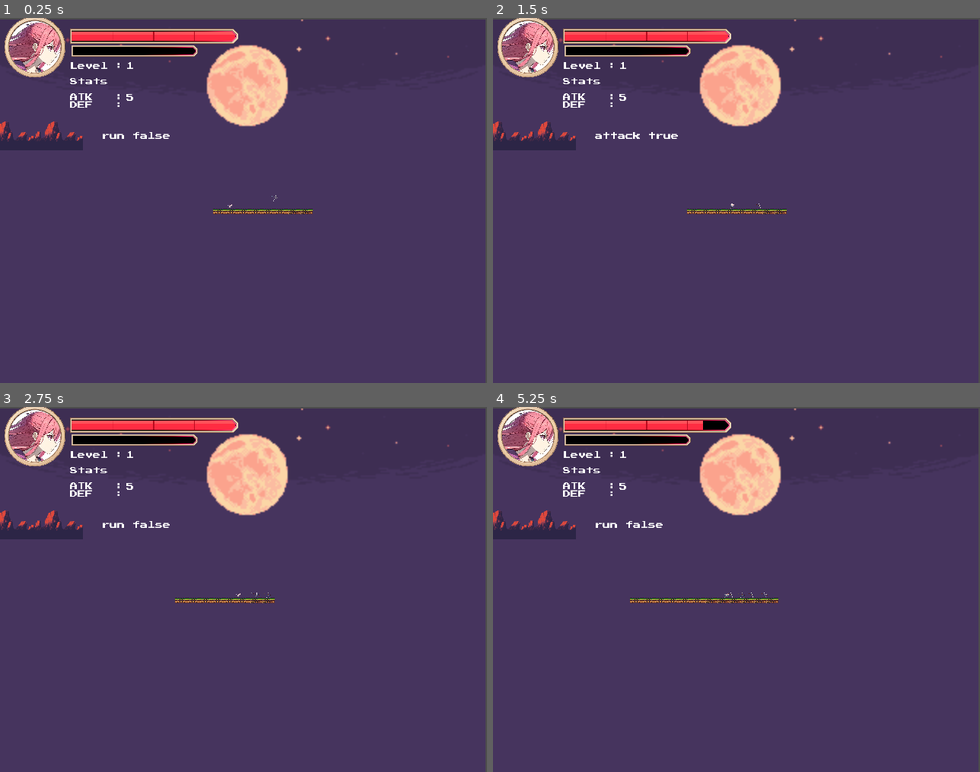
Above: before the commit, frames 1-4 (two rows, left to right).
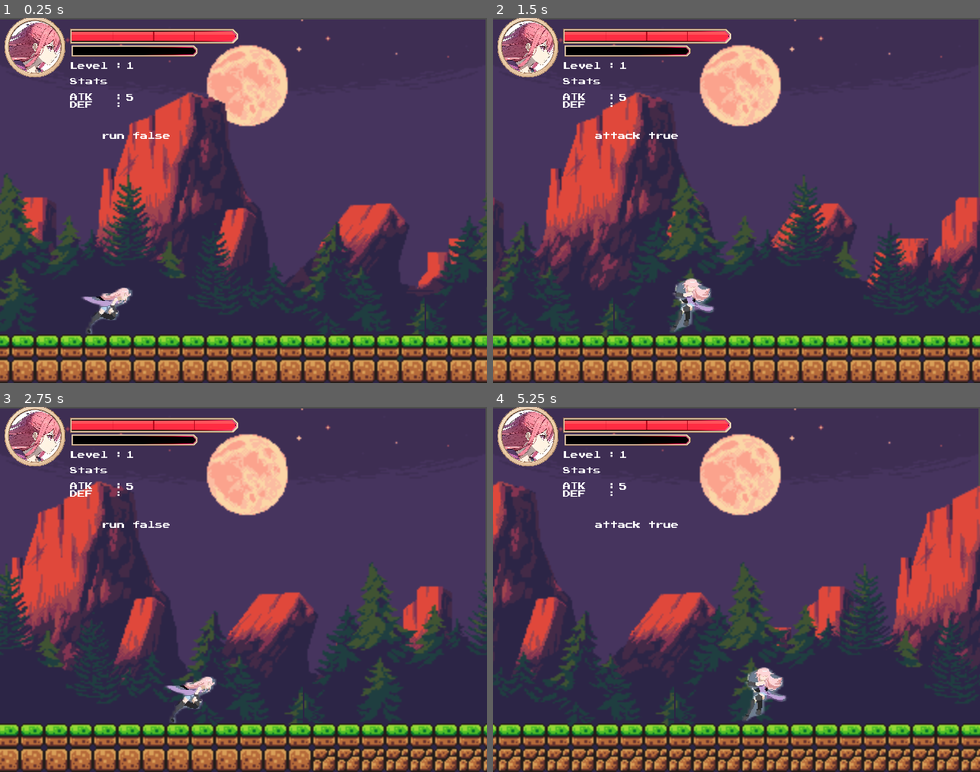
Above: after the commit, the same moments.

Repository: jemmyperez28/Killa
Game: Godot game, scene res://Scenes/level_1.tscn
The game is run twice, just before and just after one commit, with the same random seed, the same clock (stepped at 60 frames per second) and the same inputs.
Inputs:
- Up to frame 1 (0.25 s): no input
- Up to frame 2 (1.5 s): hold Right (ui_right) from 0.53 s (still down); tap J (attack) at 0.6, 1.35 s; tap Up (ui_up) at 0.77 s
- Up to frame 3 (2.75 s): tap Up (ui_up) at 1.52 s; release Right (ui_right) at 2.03 s; hold Left (ui_left) from 2.03 s (still down); tap J (attack) at 2.1 s
- Up to frame 4 (5.25 s): release Left (ui_left) at 2.78 s; hold Right (ui_right) 2.78-4.28 s; tap J (attack) every 0.75 s from 2.85 to 5.1 s; tap Up (ui_up) at 3.02, 3.77, 4.52 s; hold Left (ui_left) 4.28-5.03 s; hold Right (ui_right) from 5.03 s (still down)

The runs differ from the first frame. In frame 1, 47% of the frame differs, in the area x 0-100%, y 20-100%; in frame 2, 47%; in frame 3, 48%; in frame 4, 49%, in the area x 0-100%, y 3-100%.

Commit message:
Piso OK creo

Diff:
--- a/Scenes/level_1.tscn
+++ b/Scenes/level_1.tscn
@@ -430,14 +430,10 @@
 collision_layer = 2
 
 [node name="SpawnEnemy" parent="." instance=ExtResource("4_movyg")]
-position = Vector2(12, 38)
+position = Vector2(216, 60)
 
 [node name="TileMap" type="TileMap" parent="."]
 tile_set = SubResource("TileSet_w6rf7")
 format = 2
 layer_0/tile_data = PackedInt32Array(851968, 0, 0, 851969, 0, 0, 851970, 0, 0, 851971, 0, 0, 851972, 0, 0, 851973, 0, 0 …(869 unchanged characters)…
 script = ExtResource("5_3hm24")
-
-[node name="Camera2D" type="Camera2D" parent="."]
-position = Vector2(159, 151)
-zoom = Vector2(0.1, 0.1)
--- a/Scripts/TileMap_level1.gd
+++ b/Scripts/TileMap_level1.gd
@@ -23,13 +23,14 @@
 	var used_rect = get_used_rect()
 	for y in range(used_rect.position.y, used_rect.position.y + used_rect.size.y):
 		for x in range(used_rect.position.x, used_rect.position.x + used_rect.size.x):
-			var tile_position = map_to_local(Vector2(x, y))
+			var tile_position = map_to_local(Vector2(x, y)) + position
 			if tile_position.x < eliminar_x:
-				print("elimine?")
 				set_cell(0, Vector2i(x, y), -1)
 
 func add_new_tiles_if_needed():
 	var last_tile_position = map_to_local(Vector2i(get_used_rect().end.x, 0)).x + position.x
+	print("last_tile_position:", last_tile_position)
+	print("viewport_width:", get_viewport_rect().size.x)
 	if last_tile_position < get_viewport_rect().size.x:
 		add_new_tiles()
 
